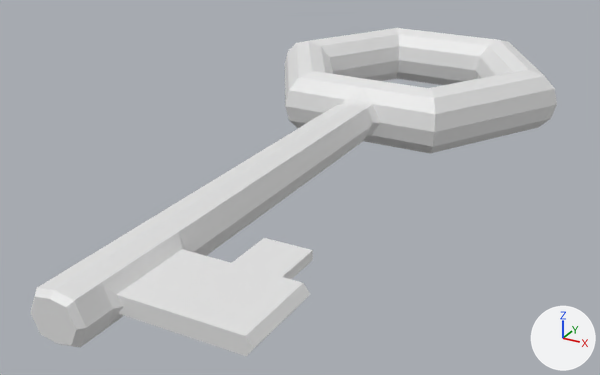
The glTF model src/assets/models/key.gltf, before and after one commit.
The view is the same before and after, from a 50 mm lens placed at (2.51, -4.51, 2.06), pointed at (-0.09, 0.23, -0.31). Every picture has the same lights, and +X, +Y and +Z are marked at lower right.

Names of what the first picture shows: 'Key'.
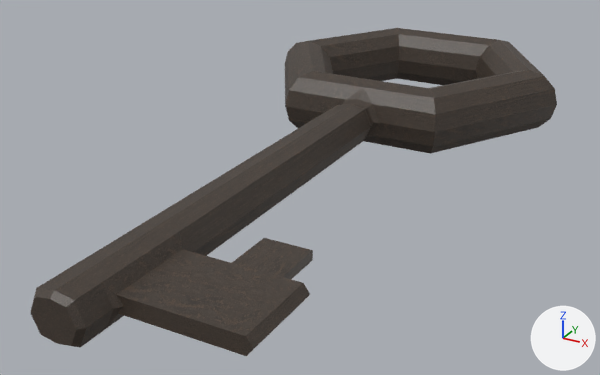
Edits to the bpy script that builds the scene:
```text
Add img_metalbronzeworn001_col_1k_metalness:
    img_metalbronzeworn001_col_1k_metalness = load_image('MetalBronzeWorn001_COL_1K_METALNESS', 'MetalBronzeWorn001_COL_1K_METALNESS.png', 1024, 1024, 'sRGB')
Add mat_material:
    mat_material = principled_material('Material')
    mat_material.texture = img_metalbronzeworn001_col_1k_metalness
Change me_torus_002:
    where me_torus_002.from_pydata(...)  # 194 vertices, 388 faces; spans x -1.25..1.25, y -2.25..3.12, z -0.25..0.25
    add me_torus_002.materials.append(mat_material)  # picture img_metalbronzeworn001_col_1k_metalness
```

Changed parts and their boxes [x1, y1, x2, y2] in the pictures (600 x 375 px):
'Key', recoloured
    both: [31, 28, 557, 356]
